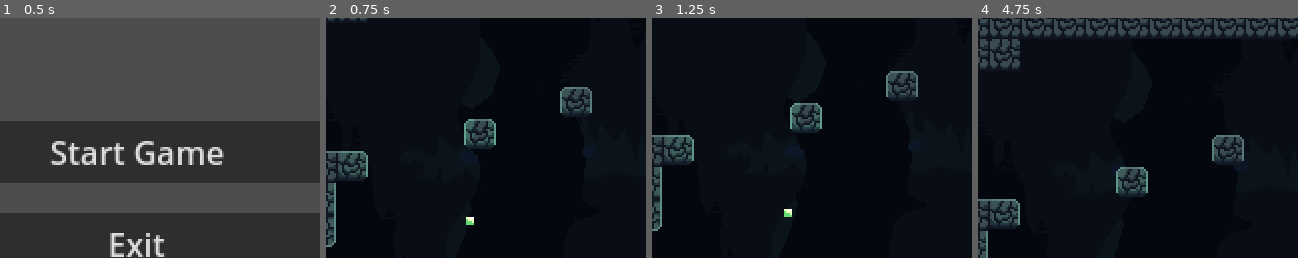
Above: before the commit, frames 1-4 (left to right).
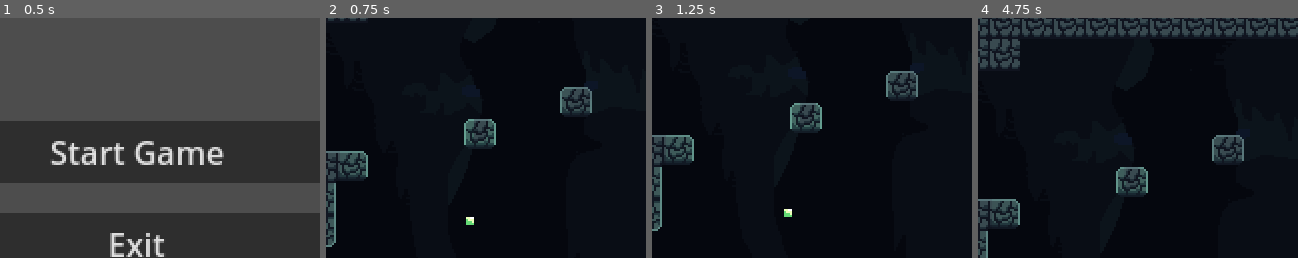
Above: after the commit, the same moments.

Repository: Liakatido/MVM19
Game: Godot game, scene res://scenes/game.tscn
Two runs of this game, one before a commit and one after it. Both use one fixed random seed, a clock stepped at 60 frames per second and the inputs below. Sound files missing from this copy of the repository are replaced by a short silence.
Inputs:
- Up to frame 1 (0.5 s): no input
- Up to frame 2 (0.75 s): click "Start Game" at 0.5 s
- Up to frame 3 (1.25 s): no input
- Up to frame 4 (4.75 s): tap Enter (ui_accept) at 1.25 s; hold X (attack) 1.28-2.03 s; hold Right (right) 1.28-2.78 s; tap Z (jump) at 1.52, 2.27, 3.77, 4.52 s; tap C (dash) at 2.1 s; hold Left (left) 2.78-3.53 s; hold V (spit) 2.78-3.53 s; hold Right (right) from 3.53 s (still down); tap X (attack) at 3.6 s; hold C (dash) from 4.28 s (still down)
The pictures show only the part of the screen within x 28-78%, y 12-62%; the shares and areas given below are measured in that part.

Frame 1 is identical in both runs. In frame 2, 0.2% of the frame differs, in the area x 44-85%, y 53-61%; in frame 3, 0.2%; in frame 4, 0.3%, in the area x 42-82%, y 47-63%.

Commit message:
switch parallax background to level

Diff:
--- a/scenes/DeathScreen.gd
+++ b/scenes/DeathScreen.gd
@@ -35,7 +35,7 @@
 	var final_pos = corpse_position + death_menu_offset
 	var initial_pos = final_pos + Vector2(0, 20)
 
-	tween.parallel().tween_callback(death_menu.show)
+	tween.tween_callback(death_menu.show)
 	tween.parallel().tween_property(death_menu, "position", final_pos, DEATH_MENU_ANIMATION_DURATION).from(initial_pos)
 	tween.parallel().tween_property(death_menu, "modulate", DEATH_MENU_FINAL_COLOR, DEATH_MENU_ANIMATION_DURATION).from(DEATH_MENU_STARTING_COLOR)
 
--- a/scenes/levels/base_level.tscn
+++ b/scenes/levels/base_level.tscn
@@ -1,7 +1,8 @@
-[gd_scene load_steps=3 format=3 uid="uid://dy2gbkapxxpro"]
+[gd_scene load_steps=4 format=3 uid="uid://dy2gbkapxxpro"]
 
 [ext_resource type="Script" path="res://scenes/levels/level.gd" id="1_krexb"]
 [ext_resource type="TileSet" uid="uid://07ih54c4gmpd" path="res://scenes/levels/tilesets/cave_tileset.tres" id="2_xw61w"]
+[ext_resource type="PackedScene" uid="uid://wlibgfi11p7" path="res://scenes/levels/parallax_background.tscn" id="3_s5vqt"]
 
 [node name="BaseLevel" type="Node2D"]
 script = ExtResource("1_krexb")
@@ -13,3 +14,6 @@
 layer_0/tile_data = PackedInt32Array(786432, 65537, 0, 786433, 65537, 0, 786437, 1, 0, 786438, 65537, 0, 786439, 65537, …(3637 unchanged characters)…
 
 [node name="Gates" type="Node" parent="."]
+
+[node name="ParallaxBackground" parent="." instance=ExtResource("3_s5vqt")]
+follow_viewport_enabled = true
--- /dev/null
+++ b/scenes/levels/parallax_background.tscn
@@ -0,0 +1,17 @@
+[gd_scene load_steps=2 format=3 uid="uid://wlibgfi11p7"]
+
+[ext_resource type="Texture2D" uid="uid://c5732q3cgouvf" path="res://assets/backgrounds/caves1.png" id="1_mp752"]
+
+[node name="ParallaxBackground" type="ParallaxBackground"]
+scroll_base_scale = Vector2(0.3, 0.3)
+
+[node name="ParallaxLayer" type="ParallaxLayer" parent="."]
+motion_mirroring = Vector2(1, 1)
+
+[node name="Sprite2D" type="TextureRect" parent="ParallaxLayer"]
+modulate = Color(0.560784, 0.682353, 0.690196, 1)
+texture_repeat = 2
+offset_right = 964.0
+offset_bottom = 510.0
+texture = ExtResource("1_mp752")
+stretch_mode = 1
--- a/scenes/player/player.tscn
+++ b/scenes/player/player.tscn
@@ -10,7 +10,6 @@
 [ext_resource type="AudioStream" uid="uid://crjj7bdivn0vf" path="res://assets/sounds/player/dash.ogg" id="7_hclhd"]
 [ext_resource type="AudioStream" uid="uid://5pvtgkqln6ir" path="res://assets/sounds/player/spit.ogg" id="8_cexea"]
 [ext_resource type="Texture2D" uid="uid://cqiksaji3x2wf" path="res://assets/particles/dust.png" id="9_hkxte"]
-[ext_resource type="Texture2D" uid="uid://c5732q3cgouvf" path="res://assets/backgrounds/caves1.png" id="10_ygic6"]
 
 [sub_resource type="RectangleShape2D" id="RectangleShape2D_dcpus"]
 size = Vector2(8.5, 13.5)
@@ -376,18 +375,5 @@
 [node name="AttackMarker" type="Marker2D" parent="."]
 position = Vector2(10, -7)
 
-[node name="ParallaxBackground" type="ParallaxBackground" parent="."]
-scroll_base_scale = Vector2(0.3, 0.3)
-
-[node name="ParallaxLayer" type="ParallaxLayer" parent="ParallaxBackground"]
-
-[node name="Sprite2D" type="TextureRect" parent="ParallaxBackground/ParallaxLayer"]
-modulate = Color(0.560784, 0.682353, 0.690196, 1)
-texture_repeat = 2
-offset_right = 964.0
-offset_bottom = 510.0
-texture = ExtResource("10_ygic6")
-stretch_mode = 1
-
 [connection signal="animation_finished" from="AnimationPlayer" to="." method="_on_animation_player_animation_finished"]
 [connection signal="animation_started" from="AnimationPlayer" to="." method="_on_animation_player_animation_started"]
Not shown: 1 places in scenes/player/player.tscn that only renumber resources
